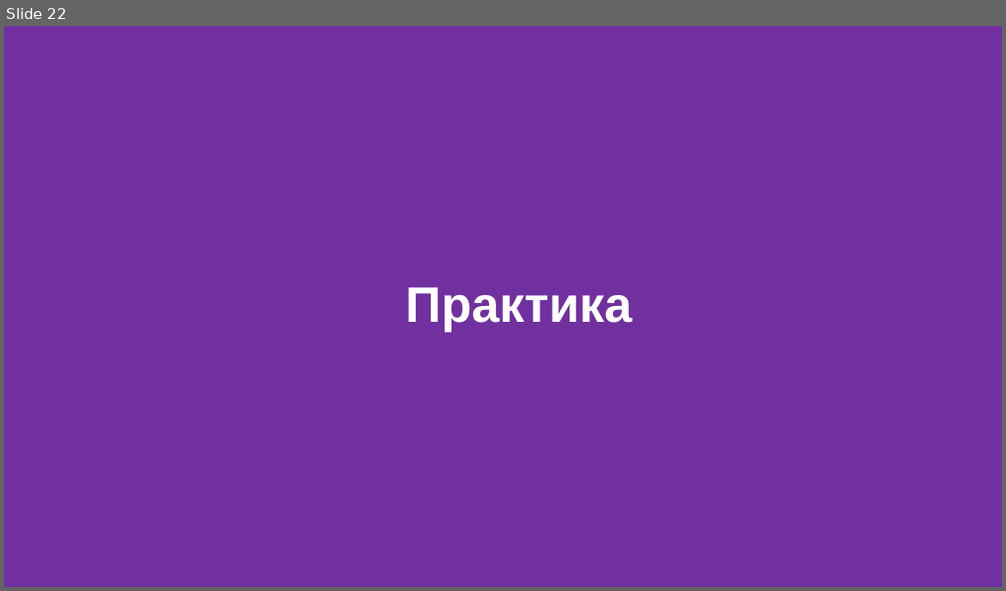
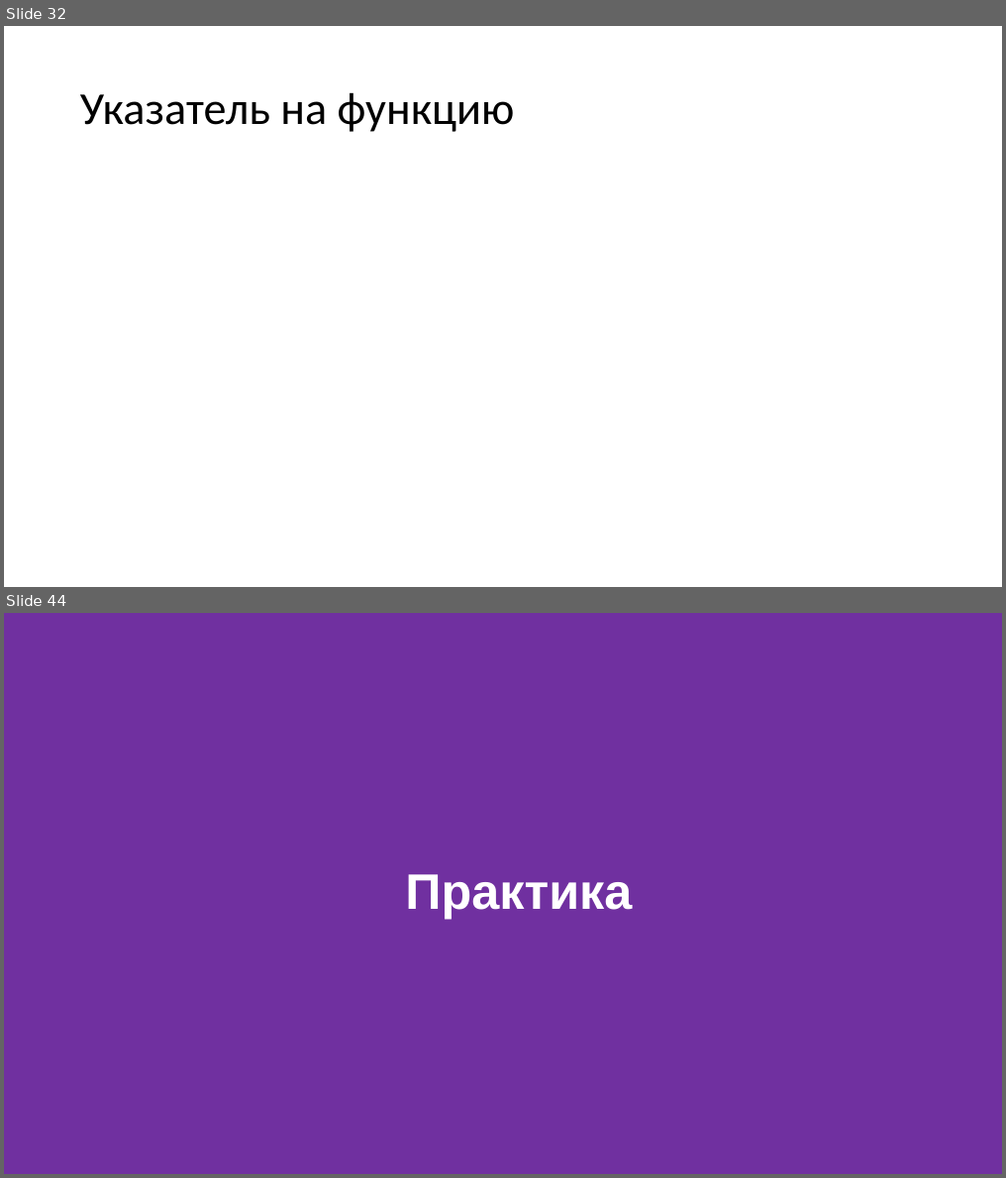
Before and after one commit to FloyzenCode/cpp-lectures, a slide deck: lecture4/lecture4.pptx. Shown one above the other, each under a label of ours: slide 22 before the commit, slides 32 and 44 after it; the slides between them are not shown. The pictures are 1006x591 and 1006x1178 pixels, drawn with LibreOffice and Linux fonts; fonts in the diff are those of the drawing. Boxes give left, top, right and bottom in pixels: in the first picture for what was removed or moved away, otherwise in the second. Text is boxed around its words. In the diff, an @@ line names an element or a change of style, - is before the commit and + after.

```diff
--- a/lecture4/lecture4.pptx
+++ b/lecture4/lecture4.pptx
@@ slide 32 added at (x1=4, y1=26, x2=1002, y2=587), background #FFFFFF @@
@@ title added at (x1=80, y1=92, x2=515, y2=132), 44 pt, text #000000 @@
+Указатель на функцию
@@ what was slide 22 is now slide 44 @@
```
Also in this commit, not shown: 1 slide changed, 21 other slides added, 1 slide removed, 26 other files.
